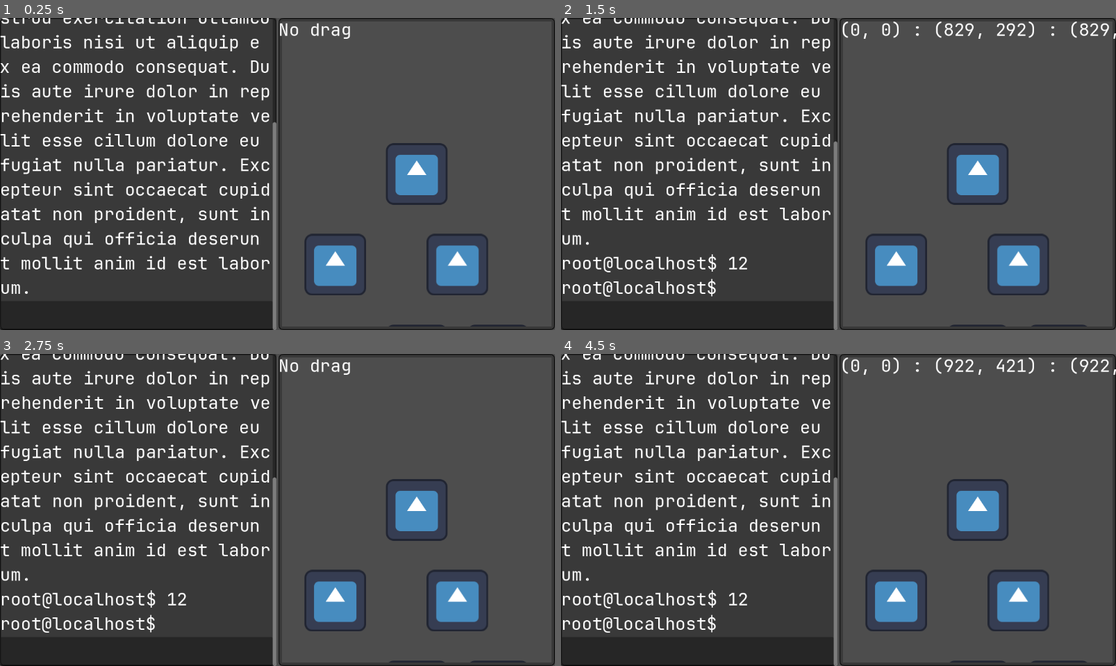
Above: before the commit, frames 1-4 (two rows, left to right).
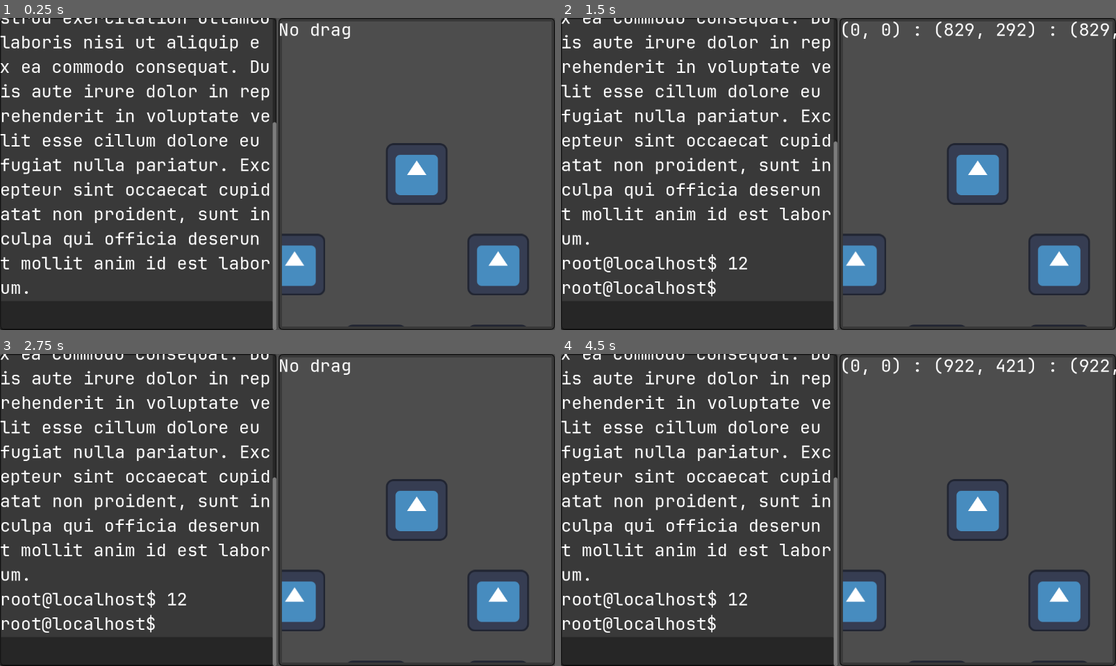
Above: after the commit, the same moments.

Repository: Curtis-Barnhart/GVS
Game: Godot game, scene res://Main.tscn
Same seed, same stepped clock (60 frames per second), same inputs: the game is played once before the commit and once after it. The engine's default icon, where the game draws it, is replaced by a stand-in: a white triangle on a blue panel in a dark square.
Inputs (mouse positions are in pixels of both pictures, inside the frame that each line leads up to):
- Up to frame 1 (0.25 s): no input
- Up to frame 2 (1.5 s): click (699, 314) at 0.52 s; type "12" at 0.6 s; tap Enter at 1.25, 1.35 s; move the mouse to (960, 158) at 1.27 s; click (960, 158) at 1.42 s
- Up to frame 3 (2.75 s): tap Space at 2 s; drag from (166, 525) to (416, 510) at 2.02 s
- Up to frame 4 (4.5 s): tap Enter at 2.75, 2.85, 4.25, 4.35 s; move the mouse to (894, 441) at 2.77 s; click (894, 441) at 2.92 s; tap Space at 3.5 s; drag from (810, 572) to (1016, 600) at 3.52 s; move the mouse to (1005, 556) at 4.27 s; click (1005, 556) at 4.42 s

The runs differ from the first frame. In frame 1, 4.5% of the frame differs, in the area x 50-96%, y 69-99%; in frame 2, 4.5%; in frame 3, 4.5%; in frame 4, 4.5%.

Commit message:
file system visual graph can now add directories using filepath objects

Diff:
--- a/gvm/filesystem/fs_manager.gd
+++ b/gvm/filesystem/fs_manager.gd
@@ -9,6 +9,7 @@
 signal created_dir(path: FSPath)
 signal removed_dir(path: FSPath)
 
+# Guaranteed non null
 var _root: FSDir = FSDir.new("", null)
 
 
@@ -21,7 +22,7 @@
 # Removes cyclic reference in self.root to itself so that it can be freed
 func _notification(what: int) -> void:
     if what == NOTIFICATION_PREDELETE:
-        # This would be self._root.parent but for this bug:
+        # This would be self._root.parent but for this bug(?):
         # https://github.com/godotengine/godot/issues/6784
         # https://github.com/godotengine/godot/issues/80834
         # self is null, buf data inside it can still be accessed.
@@ -51,12 +52,21 @@
     #return false
 
 
+## Get a FSDir object by path, if it exists.
+##
+## @param p: Non null path to the directory to get.
+## @return: the FSDir object located by path p, or null if it does not exist.
 func _get_dir(p: FSPath) -> FSDir:
     if p.degen():
         return self._root
     return self._root.get_dir(p)
 
 
+## Create a single directory as a subdirectory of an existing directory,
+## then emits a single with a path to the created dictionary.
+##
+## @param p: Non null path to the directory to create.
+## @return: true if directory was created, false otherwise.
 func create_dir(p: FSPath) -> bool:
     var contain_path: FSPath = p.base()
     var new_dir_name: String = p.last()
@@ -93,6 +103,10 @@
     #return false
 
 
+## Remove a single empty directory that is not the root directory.
+##
+## @param p: Non null path to the directory to remove.
+## @return: true if directory was removed, false otherwise.
 func remove_dir(p: FSPath) -> bool:
     var dir: FSDir = self._get_dir(p)
     if dir == self._root or dir == null or (not dir.subdirs.is_empty()):
@@ -110,10 +124,26 @@
 
 
 ## get a list of files in a directory
-## @param p: directory to read
+##
+## @param p: Non null path to the directory to read.
+## @return: an array of FSPaths to all directories contained in p.
 func read_dirs_in_dir(p: FSPath) -> Array[FSPath]:
     var dir: FSDir = self._get_dir(p)
     if dir == null:
         return []
 
     return dir.subdirs.map(func (sd): return sd.get_path())
+
+
+## Take a path, which may contain "." and ".." and return an absolute path
+## pointing to the same location.
+## Right now, works only for directories and not files.
+## We would need self._get_file to be implemented to have it work for files.
+##
+## @param p: Non null path to simplify.
+## @return: simplified FSPath if found, null if path did not exist.
+func reduce_path(p: FSPath) -> FSPath:
+    var loc: FSDir = self._get_dir(p)
+    if loc == null:
+        return null
+    return loc.get_path()
--- a/gvm/filesystem/fs_path.gd
+++ b/gvm/filesystem/fs_path.gd
@@ -41,3 +41,11 @@
 
 func compose(other: FSPath) -> FSPath:
     return FSPath.new(self._segments + other._segments)
+
+
+func as_string(abs: bool = true) -> String:
+    if self.degen():
+        return "/"
+    if abs:
+        return "/" + "/".join(self._segments)
+    return "/".join(self._segments)
--- a/gvm/filesystem/ui/graph/FSGDir.tscn
+++ b/gvm/filesystem/ui/graph/FSGDir.tscn
@@ -6,7 +6,7 @@
 [sub_resource type="RectangleShape2D" id="RectangleShape2D_yfsys"]
 size = Vector2(129, 128.5)
 
-[node name="FsgDir" type="Node2D"]
+[node name="FSGDir" type="Node2D"]
 script = ExtResource("1_kp0kf")
 
 [node name="Sprite2D" type="Sprite2D" parent="."]
--- a/gvm/filesystem/ui/graph/FSGraph.tscn
+++ b/gvm/filesystem/ui/graph/FSGraph.tscn
@@ -1,9 +1,6 @@
-[gd_scene load_steps=3 format=3 uid="uid://b6cxarc58vq0a"]
+[gd_scene load_steps=2 format=3 uid="uid://b6cxarc58vq0a"]
 
 [ext_resource type="Script" path="res://gvm/filesystem/ui/graph/fs_graph.gd" id="1_rw4f1"]
-[ext_resource type="PackedScene" uid="uid://dayudvd81fjbp" path="res://gvm/filesystem/ui/graph/FSGDir.tscn" id="4_1lrbe"]
 
-[node name="FsGraph" type="Node2D"]
+[node name="FSGraph" type="Node2D"]
 script = ExtResource("1_rw4f1")
-
-[node name="Root" parent="." instance=ExtResource("4_1lrbe")]
--- a/gvm/filesystem/ui/graph/fs_graph.gd
+++ b/gvm/filesystem/ui/graph/fs_graph.gd
@@ -1,20 +1,52 @@
+# Call me an idiot, but this class is only supposed to be used
+# with a backing fs_manager.
+# The fs_manager handles the logic, and this handles the display.
+
 extends Node2D
 
-@onready var rootdir: FSGDir = $Root
+var fs_man: FSManager = null
+var all_nodes: Dictionary = {}
 const FSGDir_Obj = preload("res://gvm/filesystem/ui/graph/FSGDir.tscn")
+
+
+## Manual initializer.
+##
+## @param fs_manager: the FSManager that backs the filesystem this displays.
+##      fs_manager should be empty.
+func setup(fs_manager: FSManager) -> void:
+    self.fs_man = fs_manager
+    self.all_nodes["/"] = FSGDir_Obj.instantiate()
+    self.add_child(self.all_nodes["/"])
+
+
+# TODO: Connect
+func create_dir(p: FSPath) -> void:
+    print("Creating dir " + p.as_string())
+    var parent: FSGDir = self.all_nodes[p.base().as_string()]
+    var child: FSGDir = FSGDir_Obj.instantiate()
+    parent.add_subdir(child)
+    self.all_nodes[p.as_string()] = child
+
+
+# TODO: Connect
+func remove_dir(p: FSPath) -> void:
+    return
 
 
 # Called when the node enters the scene tree for the first time.
 func _ready() -> void:
-    var subd0: FSGDir = FSGDir_Obj.instantiate()
-    var subd1: FSGDir = FSGDir_Obj.instantiate()
-    var subd1_0: FSGDir = FSGDir_Obj.instantiate()
-    var subd1_1: FSGDir = FSGDir_Obj.instantiate()
+    self.all_nodes["/"] = FSGDir_Obj.instantiate()
+    self.add_child(self.all_nodes["/"])
 
-    self.rootdir.add_subdir(subd0)
-    self.rootdir.add_subdir(subd1)
-    subd1.add_subdir(subd1_0)
-    subd1.add_subdir(subd1_1)
+    self.create_dir(FSPath.new(["dir0"]))
+    self.create_dir(FSPath.new(["dir1"]))
+    self.create_dir(FSPath.new(["dir2"]))
+    self.create_dir(FSPath.new(["dir0", "subdir00"]))
+    self.create_dir(FSPath.new(["dir2", "subdir20"]))
+    self.create_dir(FSPath.new(["dir2", "subdir21"]))
+    self.create_dir(FSPath.new(["dir2", "subdir22"]))
+    self.create_dir(FSPath.new(["dir2", "subdir21", "subdir220"]))
+    self.create_dir(FSPath.new(["dir2", "subdir21", "subdir221"]))
 
 
 # Called every frame. 'delta' is the elapsed time since the previous frame.
--- a/gvm/filesystem/ui/graph/fsg_dir.gd
+++ b/gvm/filesystem/ui/graph/fsg_dir.gd
@@ -2,12 +2,8 @@
 extends Node2D
 
 @onready var area: Area2D = $Area2D
-# parent directory (FSGDir) of self
-var parent: FSGDir = self
 # Unused right now - is the dir visually expanded
 var expanded: bool = true
-# subdirectories (FSGDir) of self
-var subdirs: Array[FSGDir] = []
 # height - used to calculate how far below me to put subdirs visually
 @onready var height: float = $Area2D/CollisionShape2D.shape.get_rect().size.y + 60
 # width - used to calculate how far apart to print subobjects
@@ -19,10 +15,12 @@
 @onready var total_width: float = self.width
 
 
+#func remove_subdir(path:FSPath) -> FSGDir:
+    #if path.
+
+
 func add_subdir(subdir: FSGDir) -> void:
     self.add_child(subdir)
-    subdir.parent = self
-    self.subdirs.push_back(subdir)
 
     var total_width_delta: float = self.modify_subwidth(subdir.total_width)
     #print("Adding subdir with width = %f" % subdir.total_width)
@@ -36,7 +34,9 @@
 func arrange_subnodes() -> void:
     var offset: float = -self.total_width/2
     #print("arranging subnodes for node with total width = %f" % self.total_width)
-    for sd in self.subdirs:
+    # TODO: someday update this to check for files as well
+    for sd in self.get_children() \
+                  .filter(func (c): return is_instance_of(c, FSGDir)):
         #print("Setting x = %f and y = %f" % [offset + (sd.total_width/2), height])
         #print("  - node width = %f" % sd.total_width)
         sd.position.y = height
@@ -44,16 +44,23 @@
         offset += sd.total_width
 
 
-# Notifies my parent, if existing, that my total width has changed
+## Notifies my parent, if existing, that my total width has changed
+##
+## @param total_width_d: the change in my own width
 func total_width_notifier(total_width_d: float) -> void:
-    if self.parent != self:
-        var parent_total_width_d: float = self.parent.modify_subwidth(total_width_d)
+    var parent = self.get_parent()
+    if is_instance_of(parent, FSGDir):
+        var parent_total_width_d: float = parent.modify_subwidth(total_width_d)
         if parent_total_width_d != 0:
-            self.parent.total_width_notifier(parent_total_width_d)
-        self.parent.arrange_subnodes()
+            parent.total_width_notifier(parent_total_width_d)
+        parent.arrange_subnodes()
 
 
-# Just a mathematical calulation - not to be used to notify anyone
+## Just a mathematical calulation - not to be used to notify anyone.
+## Adds delta to sub_width, then recalculates total_width.
+##
+## @param delta: amount to add to the sub_width
+## @return: the amount that the total_width has changed by since modifying sub_width.
 func modify_subwidth(delta: float) -> float:
     var temp: float = self.total_width
     self.sub_width += delta
